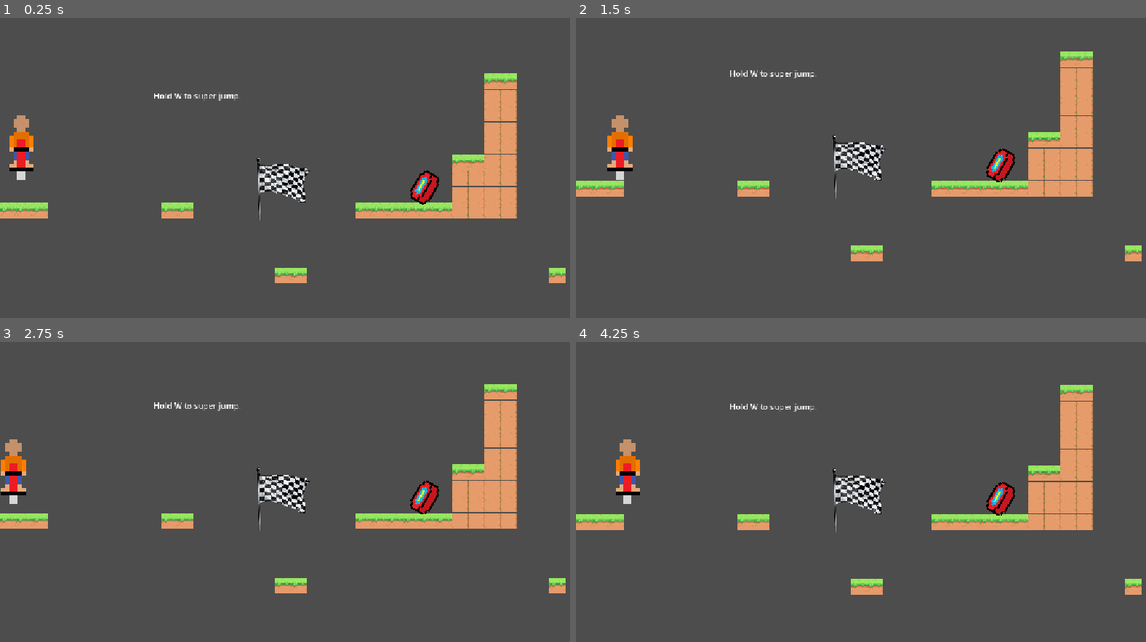
Above: before the commit, frames 1-4 (two rows, left to right).
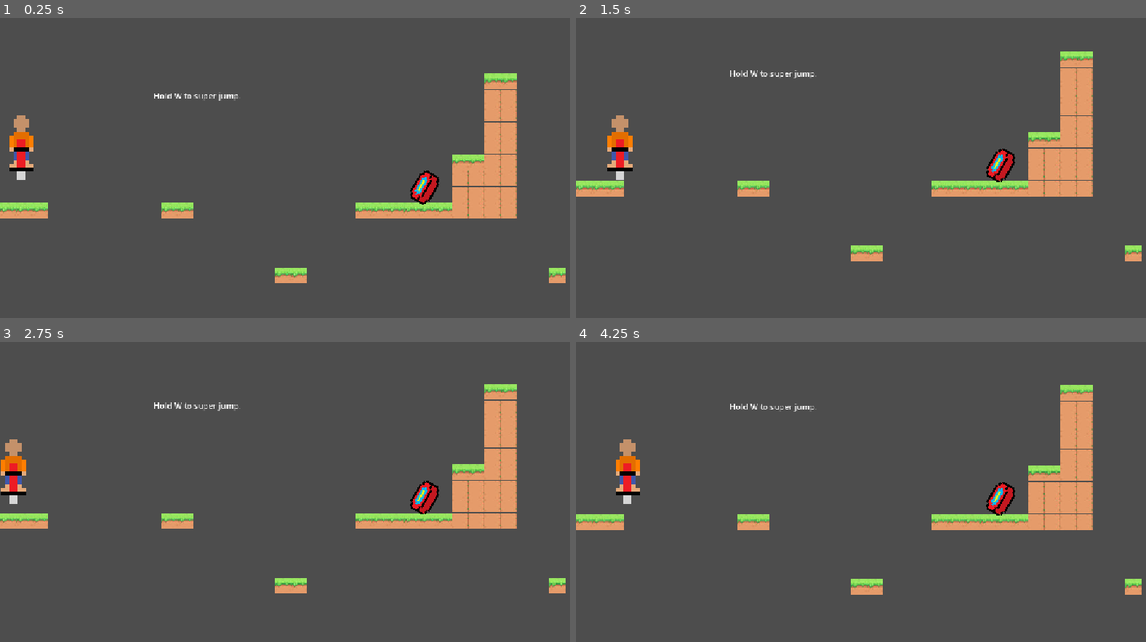
Above: after the commit, the same moments.

Repository: ScarletAkuma/game
Game: Godot game, scene res://main.tscn
Same seed, same stepped clock (60 frames per second), same inputs: the game is played once before the commit and once after it.
Inputs:
- Up to frame 1 (0.25 s): no input
- Up to frame 2 (1.5 s): hold D (right) from 0.53 s (still down); tap Space (jump) at 0.77 s
- Up to frame 3 (2.75 s): tap Space (jump) at 1.52 s; release D (right) at 2.03 s; hold A (left) from 2.03 s (still down)
- Up to frame 4 (4.25 s): release A (left) at 2.78 s; hold D (right) from 2.78 s (still down); tap Space (jump) at 3.02, 3.77 s

The runs differ from the first frame. In frame 1, 0.8% of the frame differs, in the area x 45-55%, y 46-68%; in frame 2, 0.8%, in the area x 45-55%, y 38-61%; in frame 3, 0.8%; in frame 4, 0.8%.

Commit message:
background person

Diff:
--- a/flag.gd
+++ b/flag.gd
@@ -2,4 +2,4 @@
 
 func _on_body_entered(body: Node2D) -> void:
 	if body.is_in_group("player"):
-		print("win")
+		get_tree().change_scene_to_file("res://Main menu.tscn")
--- a/main.tscn
+++ b/main.tscn
@@ -300,7 +300,7 @@
 size = Vector2(4697, 8.5)
 
 [sub_resource type="RectangleShape2D" id="RectangleShape2D_cdmtq"]
-size = Vector2(209.22433, 88.145386)
+size = Vector2(116.05248, 130)
 
 [node name="Node2D" type="Node2D" unique_id=624461120]
 
@@ -365,14 +365,26 @@
 script = ExtResource("9_efxa6")
 
 [node name="Flag" type="CollisionShape2D" parent="Flag" unique_id=1091137733]
-position = Vector2(551.1158, 400.71332)
-rotation = 1.4817846
+position = Vector2(1378.0262, -257)
 shape = SubResource("RectangleShape2D_cdmtq")
 
 [node name="Sprite2D" type="Sprite2D" parent="Flag" unique_id=1862369345]
-position = Vector2(556, 413.99994)
+position = Vector2(1373, -263)
 scale = Vector2(0.4, 0.4)
 texture = ExtResource("9_kek77")
 
+[node name="Trampoline5" parent="." unique_id=299622986 instance=ExtResource("4_1bvp3")]
+position = Vector2(1880, 222)
+
+[node name="Trampoline6" parent="." unique_id=1714670031 instance=ExtResource("4_1bvp3")]
+position = Vector2(1699, -56)
+
+[node name="Trampoline7" parent="." unique_id=1820163481 instance=ExtResource("4_1bvp3")]
+position = Vector2(1498, -370)
+
+[node name="Trampoline8" parent="." unique_id=1023246263 instance=ExtResource("4_1bvp3")]
+position = Vector2(1352, -433)
+rotation = -0.63529986
+
 [connection signal="body_entered" from="Kill Zone" to="Kill Zone" method="_on_body_entered"]
 [connection signal="body_entered" from="Flag" to="Flag" method="_on_body_entered"]
Binary file added: Untitled.jpg
Not shown, added: Untitled.jpg.import
